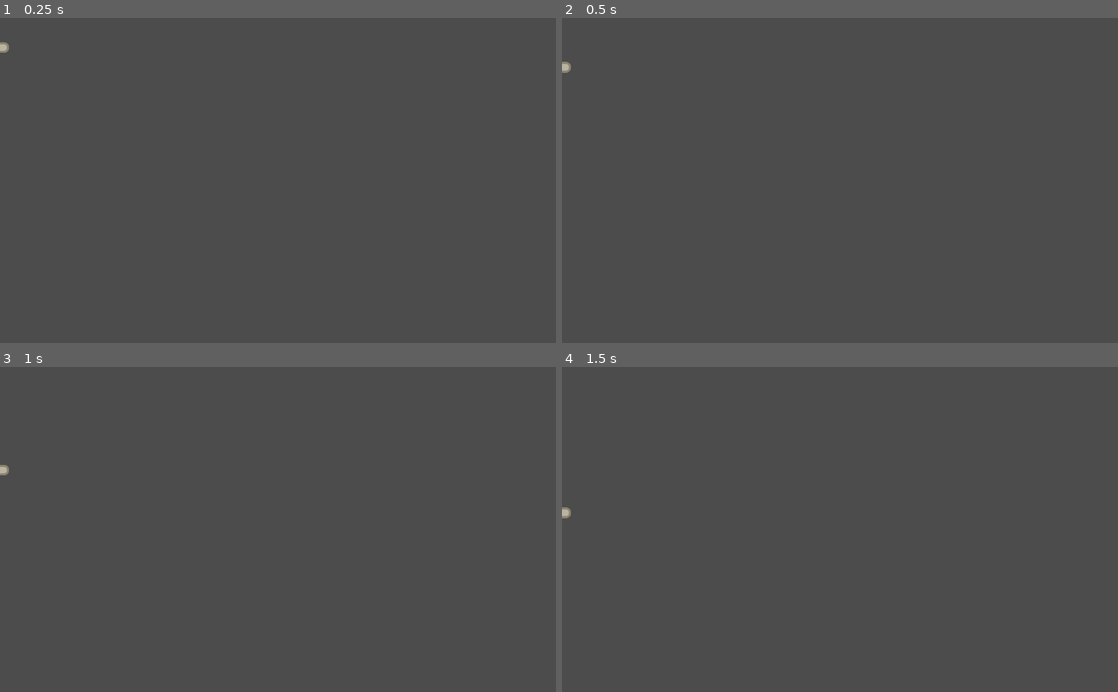
Above: before the commit, frames 1-4 (two rows, left to right).
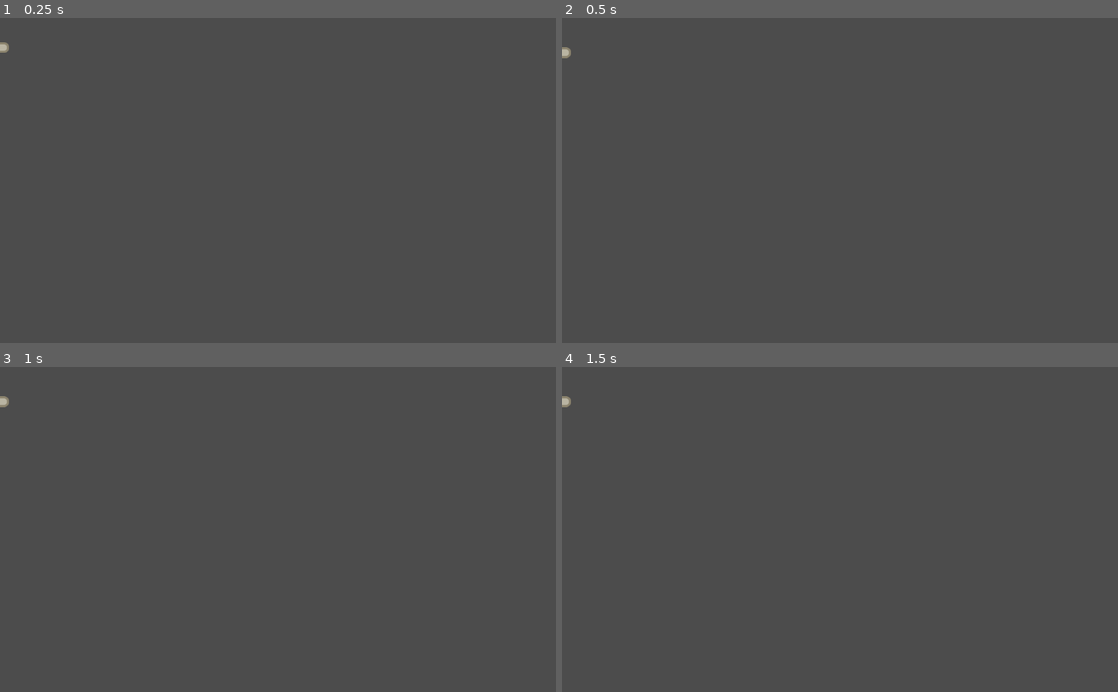
Above: after the commit, the same moments.

Repository: lendroit/tanktank
Game: Godot game, scene res://Bullets/Bullet.tscn
Same seed, same stepped clock (60 frames per second), same inputs: the game is played once before the commit and once after it. This scene is started directly instead of the project's main scene.
Inputs:
- Up to frame 1 (0.25 s): no input
- Up to frame 2 (0.5 s): no input
- Up to frame 3 (1 s): no input
- Up to frame 4 (1.5 s): no input

Frame 1 is identical in both runs. In frame 2, 0.1% of the frame differs, in the area x 0-2%, y 8-17%; in frame 3, 0.1%; in frame 4, 0.1%.
Error after the commit: Invalid call. Nonexistent function 'is_player_turn_ongoing' in base 'Nil'. (res://Bullets/Bullet.gd:42)

Commit message:
feature: stop bullets each turn

Diff:
--- a/Bullets/Bullet.gd
+++ b/Bullets/Bullet.gd
@@ -4,6 +4,7 @@
 
 var direction = Vector2.DOWN
 var player_id = 1
+var world = null
 
 # TODO align this with Player...
 export var speed = 3
@@ -11,10 +12,11 @@
 # TODO refactor in constants
 var tile_size = 64
 
-func custom_init(player_id_param: int, direction_param: Vector2):
+func custom_init(world, player_id_param: int, direction_param: Vector2):
 	self.direction = direction_param
 	self.player_id = player_id_param
 	self.rotation = direction_param.angle()
+	self.world = world
 
 func _ready():
 	move_tween()
@@ -37,4 +39,8 @@
 
 
 func _on_Tween_tween_all_completed():
+	if world.is_player_turn_ongoing():
+		resume_movement()
+
+func resume_movement():
 	move_tween()
--- a/Bullets/Bullet.tscn
+++ b/Bullets/Bullet.tscn
@@ -6,7 +6,9 @@
 [sub_resource type="CapsuleShape2D" id=1]
 height = 13.4329
 
-[node name="Bullet" type="Area2D"]
+[node name="Bullet" type="Area2D" groups=[
+"bullets",
+]]
 script = ExtResource( 2 )
 
 [node name="SpriteContainer" type="Node2D" parent="."]
--- a/Game.gd
+++ b/Game.gd
@@ -64,7 +64,7 @@
 
 func player_shoot(player_id, direction):
 	var new_bullet = Bullet.instance()
-	new_bullet.custom_init(player_id, direction)
+	new_bullet.custom_init(self, player_id, direction)
 	new_bullet.position = players[player_id].position
 	world.add_child(new_bullet)
 
@@ -113,6 +113,11 @@
 
 
 func start_turn():
+	var elements = get_tree().get_nodes_in_group("bullets")
+	for element in elements:
+		if element.has_method("resume_movement"):
+			element.resume_movement()
+
 	for id in PLAYER_IDS:
 		players_ready[id] = false
 		gui.set_ready(id, false)
